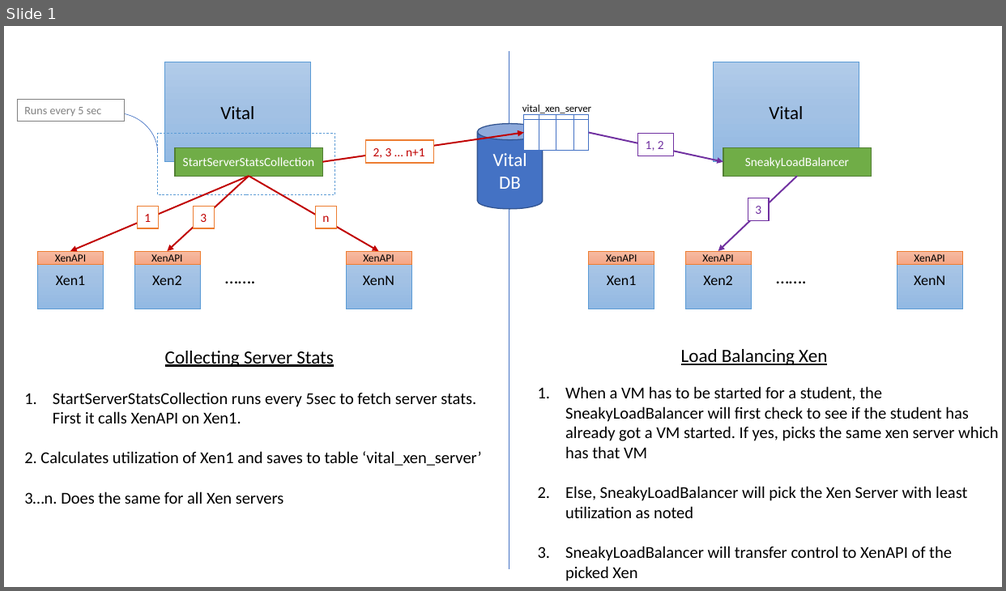
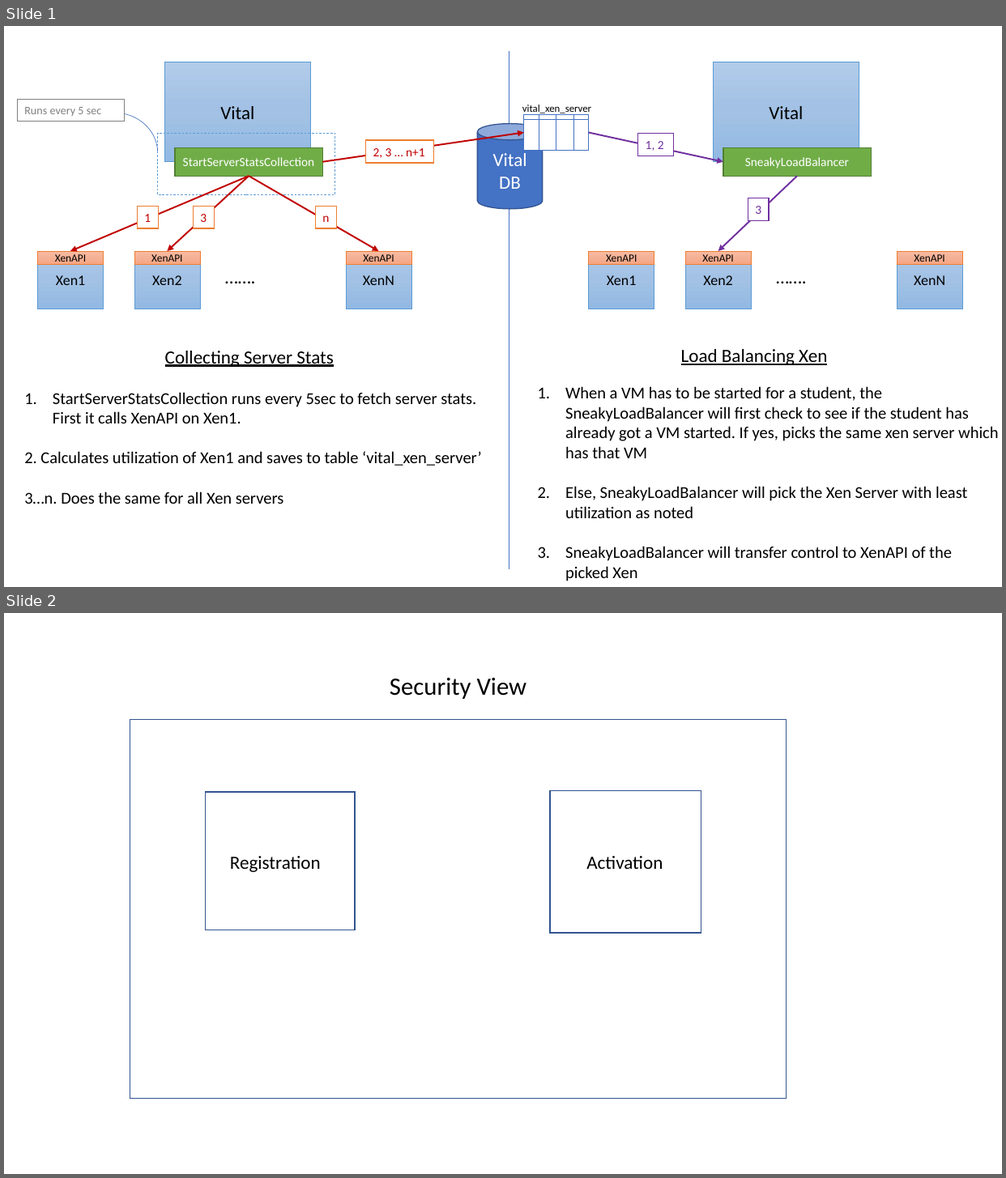
Before and after one commit to vital2/Vital-development, a slide deck: vital_site/blog-resources/pictures.pptx. Shown one above the other, each under a label of ours: slide 1 before the commit, slides 1 and 2 after it. The pictures are 1006x591 and 1006x1178 pixels, drawn with LibreOffice and Linux fonts; fonts in the diff are those of the drawing. Boxes give left, top, right and bottom in pixels: in the first picture for what was removed or moved away, otherwise in the second. Text is boxed around its words. In the diff, an @@ line names an element or a change of style, - is before the commit and + after.

```diff
--- a/vital_site/blog-resources/pictures.pptx
+++ b/vital_site/blog-resources/pictures.pptx
@@ slide 2 added at <box>4,613,1002,1174</box>, background #FFFFFF @@
@@ text added at <box>390,678,527,699</box>, 24 pt, text #000000 @@
+Security View
@@ rectangle added at <box>130,720,787,1099</box>, outline #325491 1 pt @@
@@ rectangle added at <box>206,792,355,930</box>, outline #325491 1 pt @@
@@ rectangle added at <box>550,790,701,933</box>, outline #325491 1 pt @@
@@ text added at <box>230,856,321,872</box>, 18 pt, text #000000 @@
+Registration
@@ text added at <box>586,856,663,869</box>, 18 pt, text #000000 @@
+Activation
```
Also in this commit, not shown: 6 other files.
